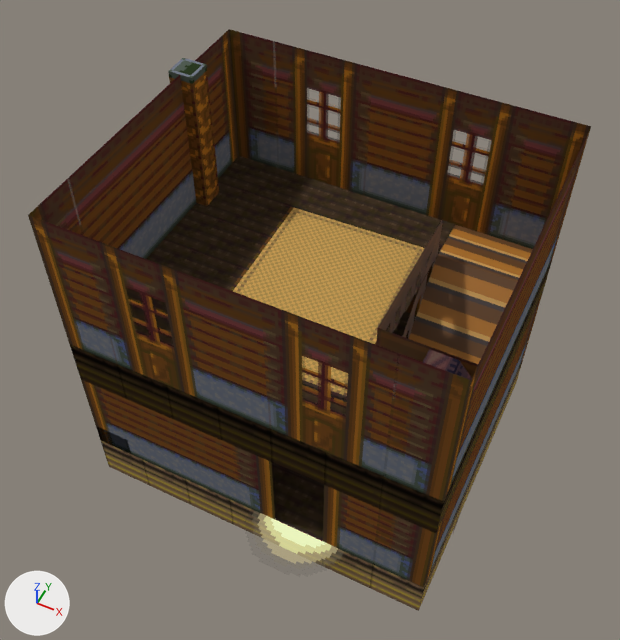
The Blender file WorkingFolder/blend/fierro/interiors/house5_in.blend as it was, and as the next commit left it.
Camera for both pictures: a 50 mm camera at (5.17, -9.87, 14.59) aimed at (0.22, 0.02, 2.23). The lights are fixed; the arrows at lower left show +X, +Y and +Z.

Objects in the first picture: 'FirstFloor', 'Rug1', 'Rug2', 'SecondFloor', 'Stairs'.
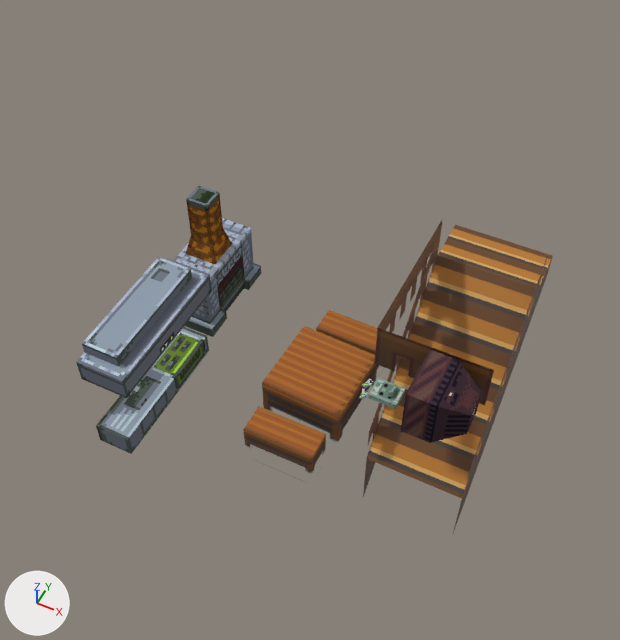
What changed in the scene script:
```text
Change ob_rug1:
    add ob_rug1.hide_set(True)
Change ob_secondfloor:
    add ob_secondfloor.hide_set(True)
Change ob_firstfloor:
    add ob_firstfloor.hide_set(True)
Change ob_rug2:
    add ob_rug2.hide_set(True)
```

Location of each change, [x1, y1, x2, y2] in pixels of the pictures (620 x 640 px):
'SecondFloor', hidden (brown)
    before: [28, 29, 591, 533]
'FirstFloor', hidden (brown)
    before: [81, 267, 542, 611]
'Rug2', hidden (orange)
    before: [230, 207, 425, 400]
'Rug1', hidden
    before: [272, 462, 324, 485]
'Kitchen', unchanged, uncovered by the edit
    before: [97, 427, 131, 453]
    after: [76, 257, 212, 454]
'Table', unchanged, uncovered by the edit
    after: [243, 310, 379, 473]
'Chimney', unchanged, uncovered by the edit
    after: [173, 186, 261, 337]
'TV&Console', unchanged, uncovered by the edit
    before: [423, 349, 472, 380]
    after: [359, 349, 482, 443]
